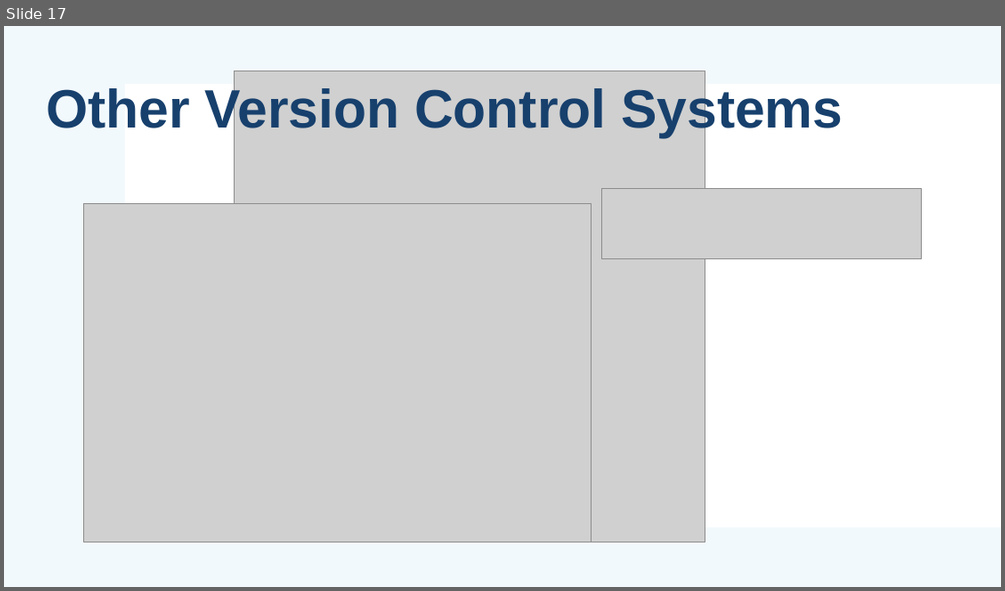
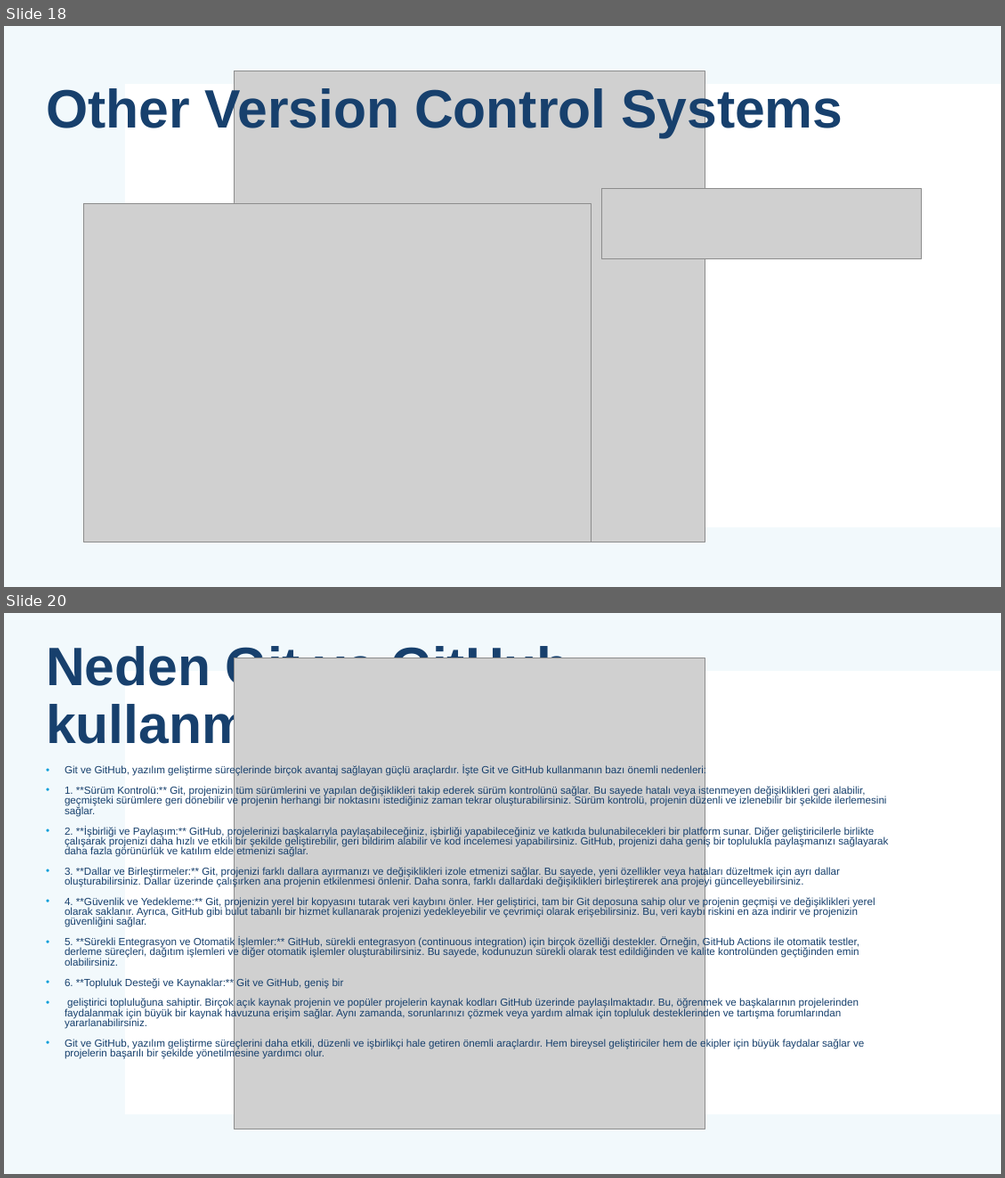
Before and after one commit to mehmetsungur/GitGithub, a slide deck: GitGithub.pptx. Shown one above the other, each under a label of ours: slide 17 before the commit, slides 18 and 20 after it; the slides between them are not shown. The pictures are 1005x591 and 1005x1178 pixels, drawn with LibreOffice and Linux fonts; fonts in the diff are those of the drawing; grey boxes stand for pictures. Boxes give left, top, right and bottom in pixels: in the first picture for what was removed or moved away, otherwise in the second. Text is boxed around its words. In the diff, an @@ line names an element or a change of style, - is before the commit and + after.

```diff
--- a/GitGithub.pptx
+++ b/GitGithub.pptx
@@ slide 20 added at bbox=[4, 613, 1001, 1174], background #FFFFFF; not listed: 2 template elements that a slide beside it also shows @@
@@ title added at bbox=[46, 641, 570, 754], 52 pt, text #17406D, bold @@
+Neden Git ve GitHub kullanmalıyız?
@@ picture added at bbox=[235, 657, 704, 1128] @@
@@ text added at bbox=[65, 765, 888, 1059], 10 pt, text #17406D @@
+• Git ve GitHub, yazılım geliştirme süreçlerinde birçok avantaj sağlayan güçlü araçlardır. İşte Git ve GitHub kullanmanın bazı önemli nedenleri:
+• 1. **Sürüm Kontrolü:** Git, projenizin tüm sürümlerini ve yapılan değişiklikleri takip ederek sürüm kontrolünü sağlar. Bu sayede hatalı veya istenmeyen değişiklikleri geri alabilir, geçmişteki sürümlere geri dönebilir ve projenin herhangi bir noktasını istediğiniz zaman tekrar oluşturabilirsiniz. Sürüm kontrolü, projenin düzenli ve izlenebilir bir şekilde ilerlemesini sağlar.
+• 2. **İşbirliği ve Paylaşım:** GitHub, projelerinizi başkalarıyla paylaşabileceğiniz, işbirliği yapabileceğiniz ve katkıda bulunabilecekleri bir platform sunar. Diğer geliştiricilerle birlikte çalışarak projenizi daha hızlı ve etkili bir şekilde geliştirebilir, geri bildirim alabilir ve kod incelemesi yapabilirsiniz. GitHub, projenizi daha geniş bir toplulukla paylaşmanızı sağlayarak daha fazla görünürlük ve katılım elde etmenizi sağlar.
+• 3. **Dallar ve Birleştirmeler:** Git, projenizi farklı dallara ayırmanızı ve değişiklikleri izole etmenizi sağlar. Bu sayede, yeni özellikler veya hataları düzeltmek için ayrı dallar oluşturabilirsiniz. Dallar üzerinde çalışırken ana projenin etkilenmesi önlenir. Daha sonra, farklı dallardaki değişiklikleri birleştirerek ana projeyi güncelleyebilirsiniz.
+• 4. **Güvenlik ve Yedekleme:** Git, projenizin yerel bir kopyasını tutarak veri kaybını önler. Her geliştirici, tam bir Git deposuna sahip olur ve projenin geçmişi ve değişiklikleri yerel olarak saklanır. Ayrıca, GitHub gibi bulut tabanlı bir hizmet kullanarak projenizi yedekleyebilir ve çevrimiçi olarak erişebilirsiniz. Bu, veri kaybı riskini en aza indirir ve projenizin güvenliğini sağlar.
+• 5. **Sürekli Entegrasyon ve Otomatik İşlemler:** GitHub, sürekli entegrasyon (continuous integration) için birçok özelliği destekler. Örneğin, GitHub Actions ile otomatik testler, derleme süreçleri, dağıtım işlemleri ve diğer otomatik işlemler oluşturabilirsiniz. Bu sayede, kodunuzun sürekli olarak test edildiğinden ve kalite kontrolünden geçtiğinden emin olabilirsiniz.
+• 6. **Topluluk Desteği ve Kaynaklar:** Git ve GitHub, geniş bir
+• geliştirici topluluğuna sahiptir. Birçok açık kaynak projenin ve popüler projelerin kaynak kodları GitHub üzerinde paylaşılmaktadır. Bu, öğrenmek ve başkalarının projelerinden faydalanmak için büyük bir kaynak havuzuna erişim sağlar. Aynı zamanda, sorunlarınızı çözmek veya yardım almak için topluluk desteklerinden ve tartışma forumlarından yararlanabilirsiniz.
+• Git ve GitHub, yazılım geliştirme süreçlerini daha etkili, düzenli ve işbirlikçi hale getiren önemli araçlardır. Hem bireysel geliştiriciler hem de ekipler için büyük faydalar sağlar ve projelerin başarılı bir şekilde yönetilmesine yardımcı olur.
@@ what was slide 17 is now slide 18 @@
```
Also in this commit, not shown: 1 slide changed, 12 other slides added, 1 other file.
